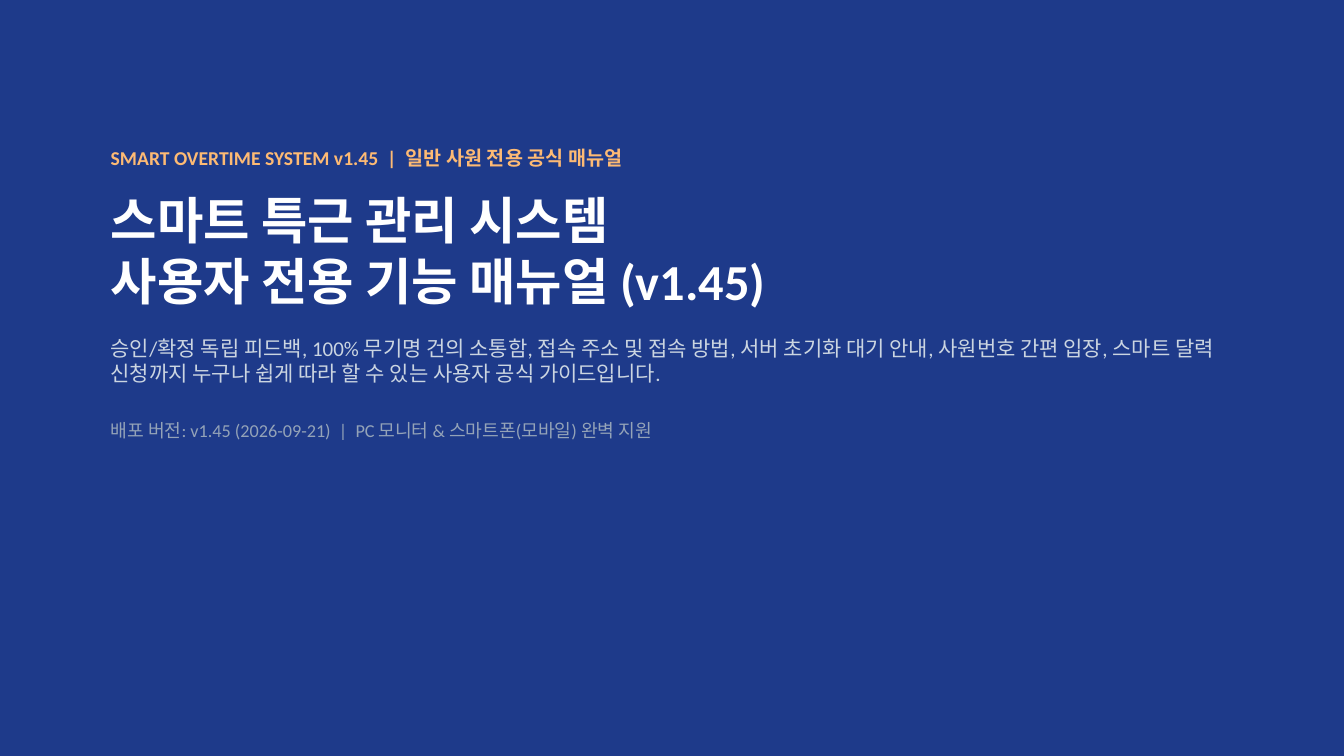
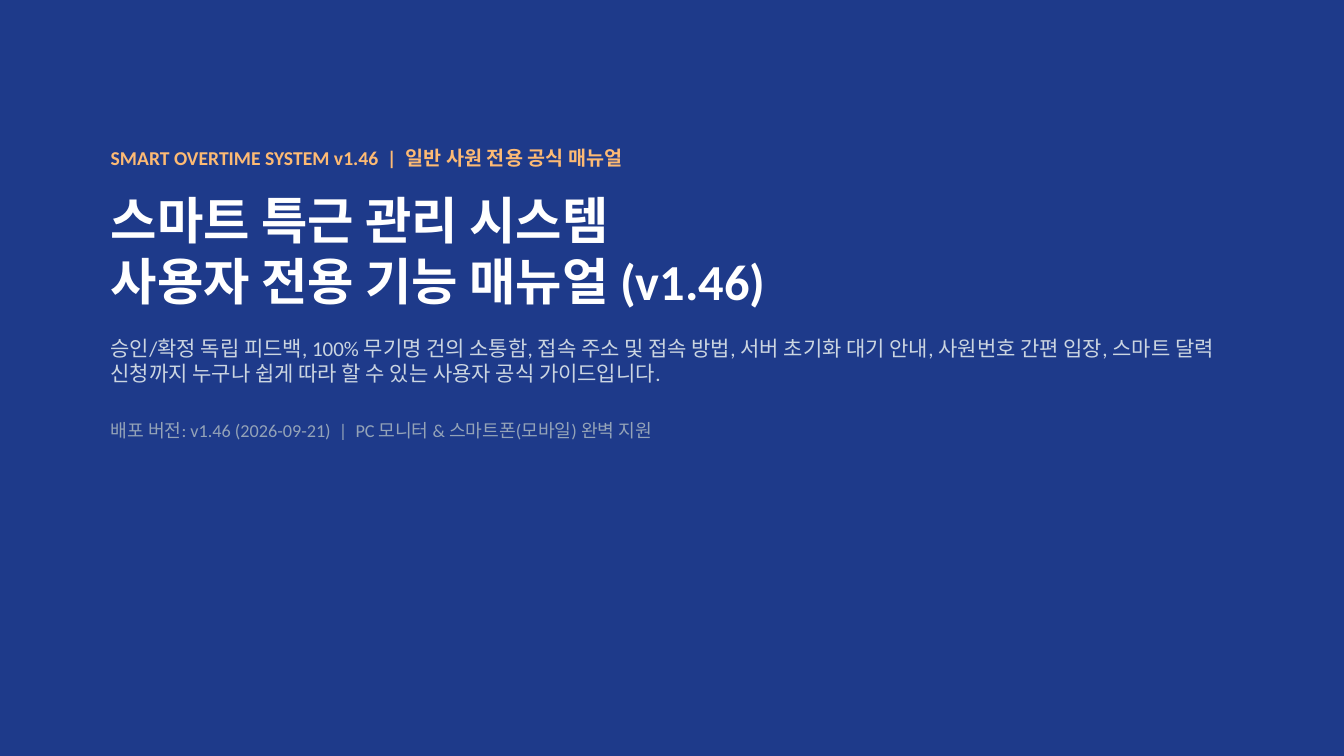
Before and after one commit to rorma34-lab/team-overtime-manager, a slide deck: slide 1 of Overtime_User_Manual.pptx. Drawn at 1344x756 pixels with LibreOffice and Linux fonts; fonts in the diff are those of the drawing. Boxes give left, top, right and bottom in pixels: in the first picture for what was removed or moved away, otherwise in the second. Text is boxed around its words. In the diff, an @@ line names an element or a change of style, - is before the commit and + after.

```diff
--- a/Overtime_User_Manual.pptx
+++ b/Overtime_User_Manual.pptx
@@ text at box(111, 148, 765, 308): text changed @@
-SMART OVERTIME SYSTEM v1.45 | 일반 사원 전용 공식 매뉴얼
-스마트 특근 관리 시스템
-사용자 전용 기능 매뉴얼 (v1.45)
+SMART OVERTIME SYSTEM v1.46 | 일반 사원 전용 공식 매뉴얼
+스마트 특근 관리 시스템
+사용자 전용 기능 매뉴얼 (v1.46)
@@ text at box(111, 422, 652, 439): text changed @@
-배포 버전: v1.45 (2026-09-21) | PC 모니터 & 스마트폰(모바일) 완벽 지원
+배포 버전: v1.46 (2026-09-21) | PC 모니터 & 스마트폰(모바일) 완벽 지원
```
Also in this commit, not shown: 4 other slides changed, 7 other files.
